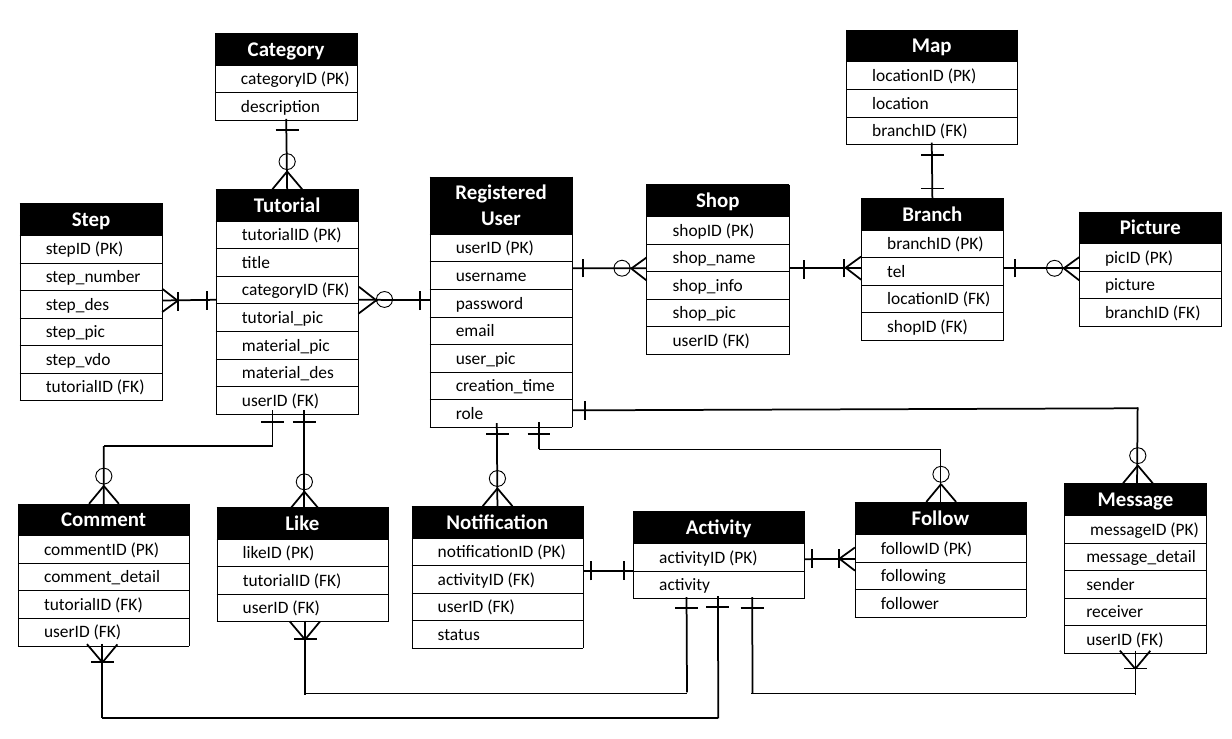
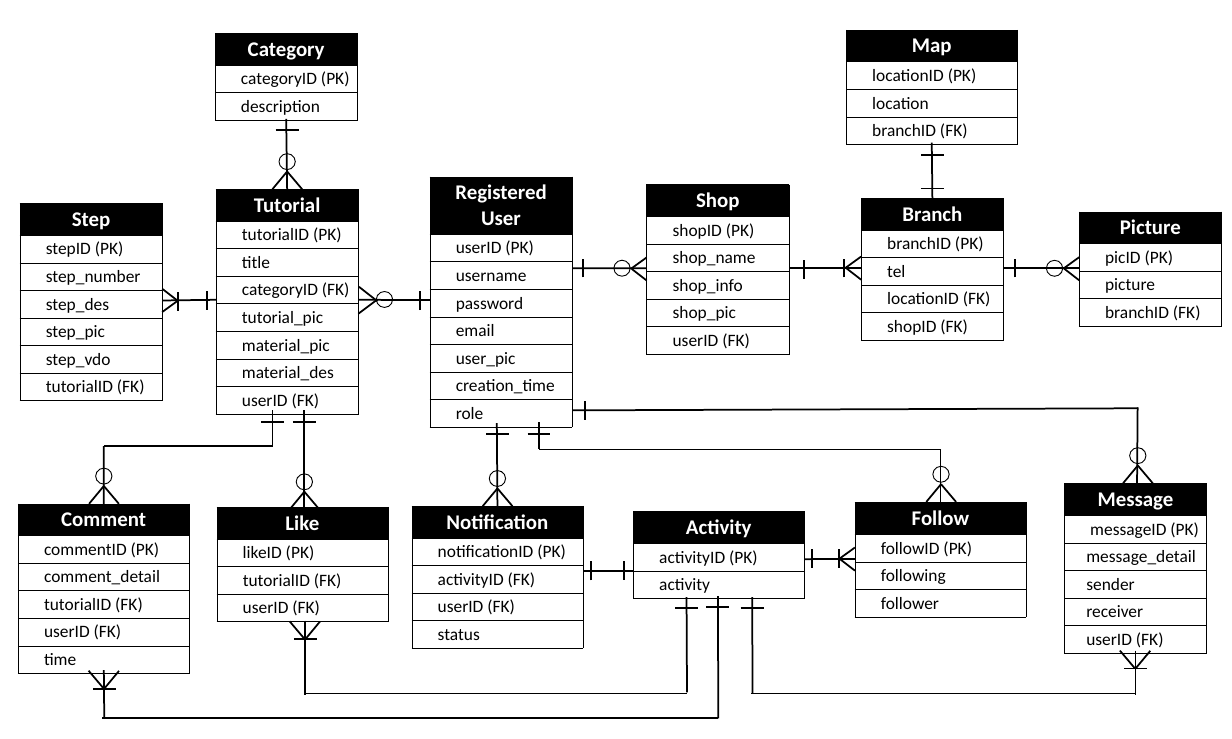
Before and after one commit to asciidaitoon/HanDIYcraft, a slide deck: slide 1 of Design/ER diagram.pptx. Drawn at 1232x739 pixels with LibreOffice and Linux fonts; fonts in the diff are those of the drawing; background and template pictures are left out. Boxes give left, top, right and bottom in pixels: in the first picture for what was removed or moved away, otherwise in the second. Text is boxed around its words. In the diff, an @@ line names an element or a change of style, - is before the commit and + after.

```diff
--- a/Design/ER diagram.pptx
+++ b/Design/ER diagram.pptx
@@ table at [18,504,189,671] @@
+row 6: time
@@ 3 lines: place and size @@
-3 lines at [87,644,118,662]
+3 lines at [89,671,119,689]
@@ line moved from (102, 643) - (102, 718) to (104, 670) - (104, 718) @@
```
Also in this commit, not shown: 10 other files.
